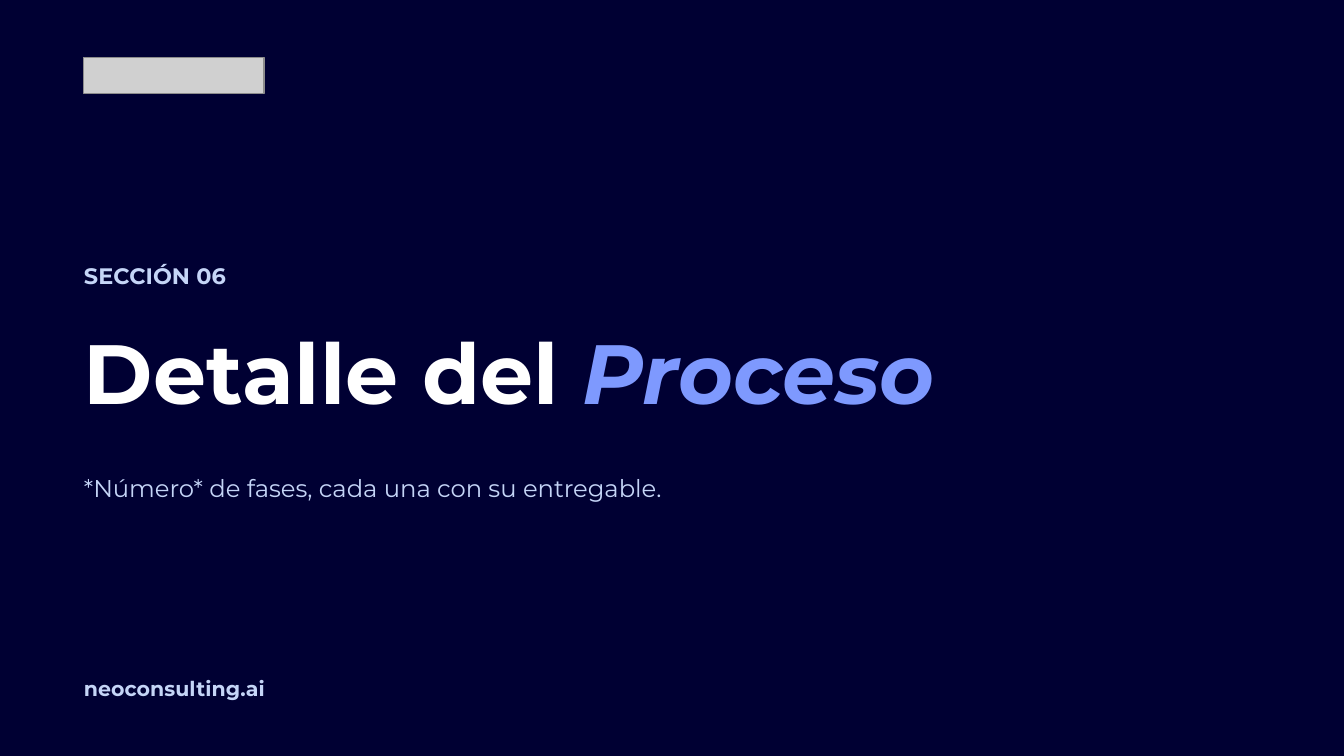
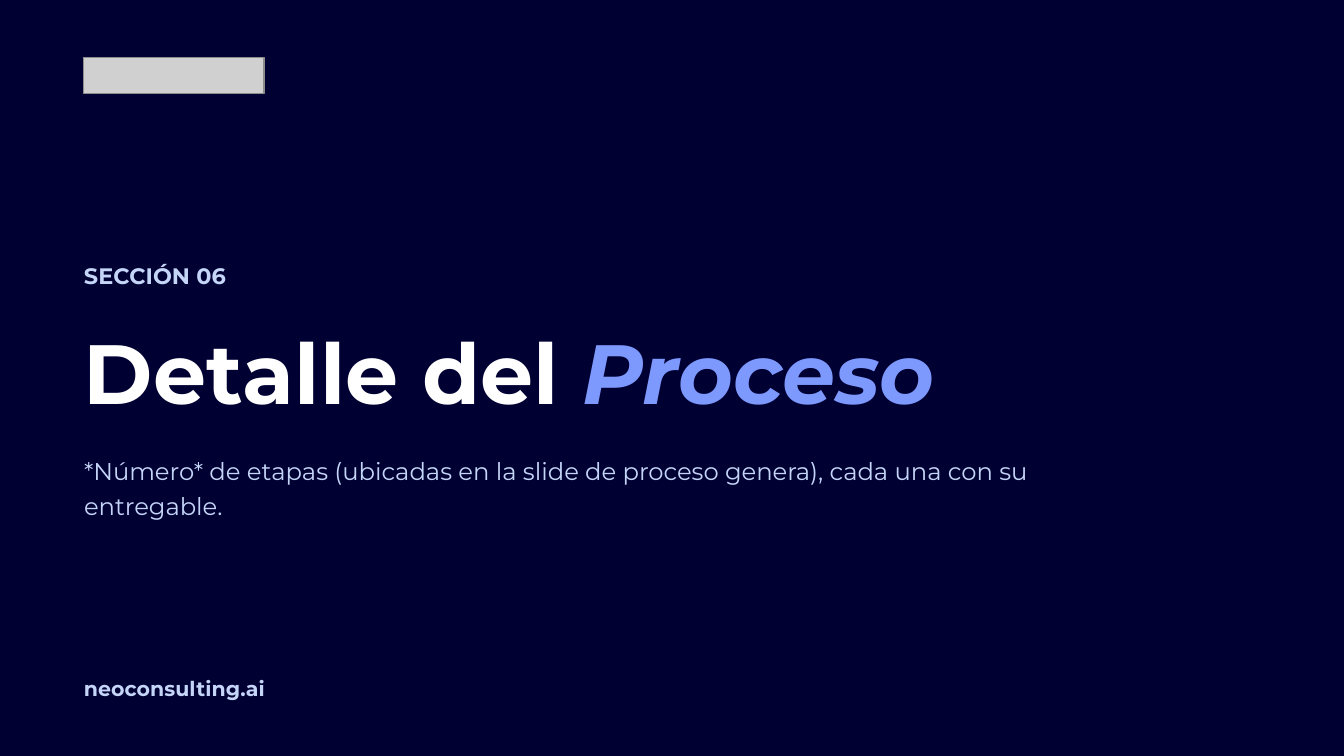
Before and after one commit to miguelchumacero/plantilla-base-deck, a slide deck: slide 19 of plantilla-base.pptx. Drawn at 1344x756 pixels with LibreOffice and Linux fonts; fonts in the diff are those of the drawing; grey boxes stand for pictures; background and template pictures are left out. Boxes give left, top, right and bottom in pixels: in the first picture for what was removed or moved away, otherwise in the second. Text is boxed around its words. In the diff, an @@ line names an element or a change of style, - is before the commit and + after.

```diff
--- a/plantilla-base.pptx
+++ b/plantilla-base.pptx
@@ text at <box>84,462,1027,520</box>: text changed @@
-*Número* de fases, cada una con su entregable.
+*Número* de etapas (ubicadas en la slide de proceso genera), cada una con su entregable.
```
Also in this commit, not shown: 18 other slides changed.
